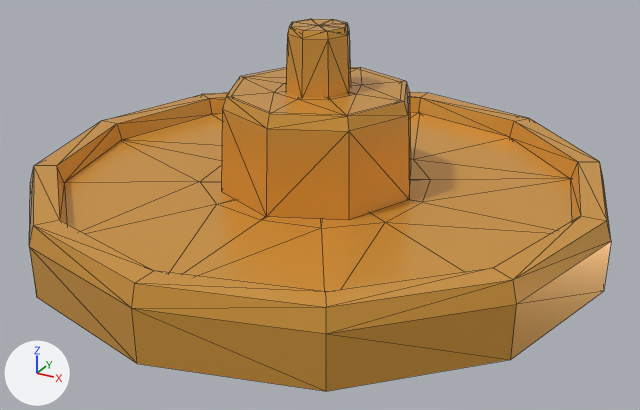
An edit to the glTF model public/models/fountain.glb, drawn before and after from the same camera.
Camera for both pictures: a camera (50 mm lens) standing at (4.15, -7.52, 4.0) and looking at (0.16, -0.26, 0.37). Lighting does not change. The marker at lower left points along +X, +Y and +Z. Mesh edges are drawn as thin lines. Where no turn or scale is listed for an object, it has been applied to the vertices.

The first picture shows 'fountain'.
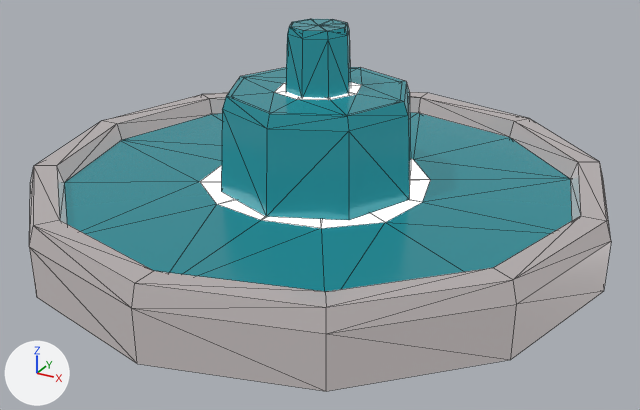
Changed parts and their boxes [x1, y1, x2, y2] in the pictures (640 x 410 px):
'fountain', recoloured
    both: [29, 19, 611, 391]

Edits to the bpy script that builds the scene:
```text
Add img_base:
    img_base = load_image('base', '_unpacked/base', 1024, 1024, 'sRGB')
Add mat_lowpoly_colors_001:
    mat_lowpoly_colors_001 = bpy.data.materials.new('LOWPOLY-COLORS.001')
    # uses the picture img_base
Change me_fountain:
    where me_fountain.from_pydata(...)  # 248 vertices, 432 faces; spans x -2.99..2.99, y -2.99..2.99, z 0.0..2.14
    remove me_fountain.materials.append(mat_lowpoly_colors)  # orange #e7a747
    add me_fountain.materials.append(mat_lowpoly_colors_001)
```
